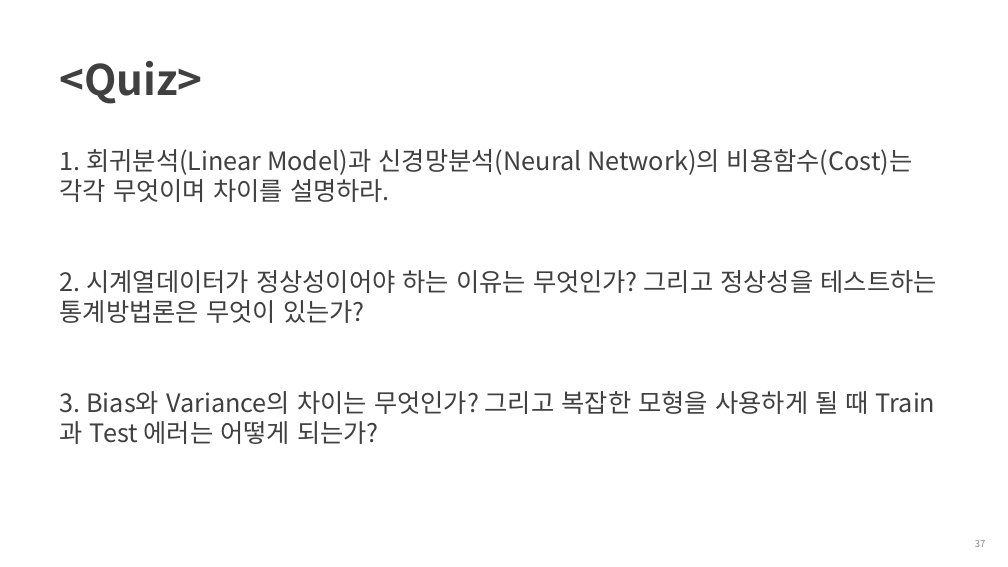
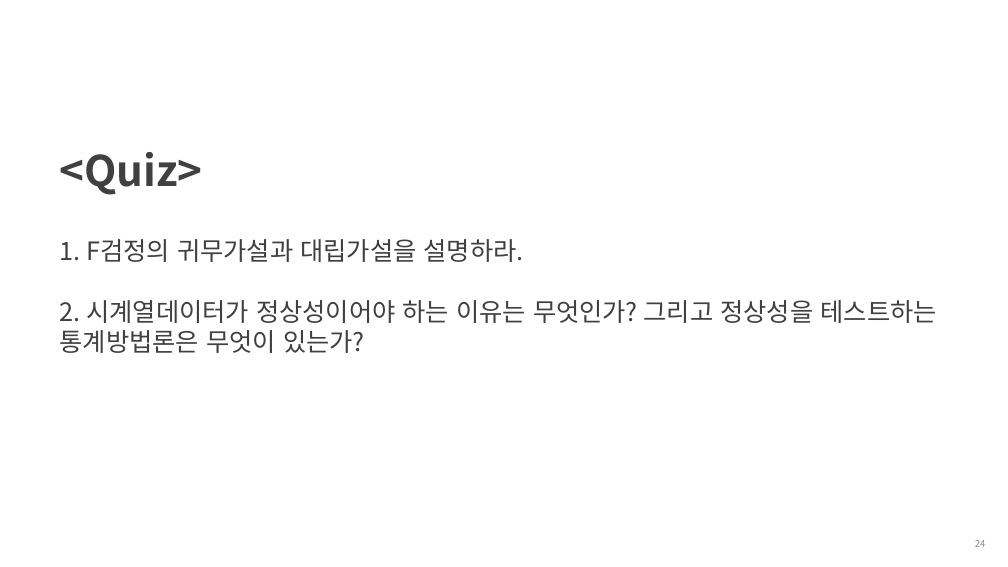
Before and after one commit to cheonbi/TimeSeriesAnalysis, a slide deck: slide 24 of [FastCampus] 4주차_강의자료_김경원박사.pptx (slide 37 before the commit). Drawn at 1008x567 pixels with LibreOffice and Linux fonts; fonts in the diff are those of the drawing; background and template pictures are left out. Boxes give left, top, right and bottom in pixels: in the first picture for what was removed or moved away, otherwise in the second. Text is boxed around its words. In the diff, an @@ line names an element or a change of style, - is before the commit and + after.

```diff
--- a/[FastCampus] 4주차_강의자료_김경원박사.pptx
+++ b/[FastCampus] 4주차_강의자료_김경원박사.pptx
@@ title at [60, 152, 937, 353]: text changed @@
-<Quiz>
-1. 회귀분석(Linear Model)과 신경망분석(Neural Network)의 비용함수(Cost)는 각각 무엇이며 차이를 설명하라.
-2. 시계열데이터가 정상성이어야 하는 이유는 무엇인가? 그리고 정상성을 테스트하는 통계방법론은 무엇이 있는가?
-3. Bias와 Variance의 차이는 무엇인가? 그리고 복잡한 모형을 사용하게 될 때 Train과 Test 에러는 어떻게 되는가?
+<Quiz>
+1. F검정의 귀무가설과 대립가설을 설명하라.
+2. 시계열데이터가 정상성이어야 하는 이유는 무엇인가? 그리고 정상성을 테스트하는 통계방법론은 무엇이 있는가?
@@ page number at [975, 540, 986, 547]: text changed @@
-37
+24
```
Also in this commit, not shown: 7 other slides changed, 1 slide added, 14 slides removed, 18 other files.
